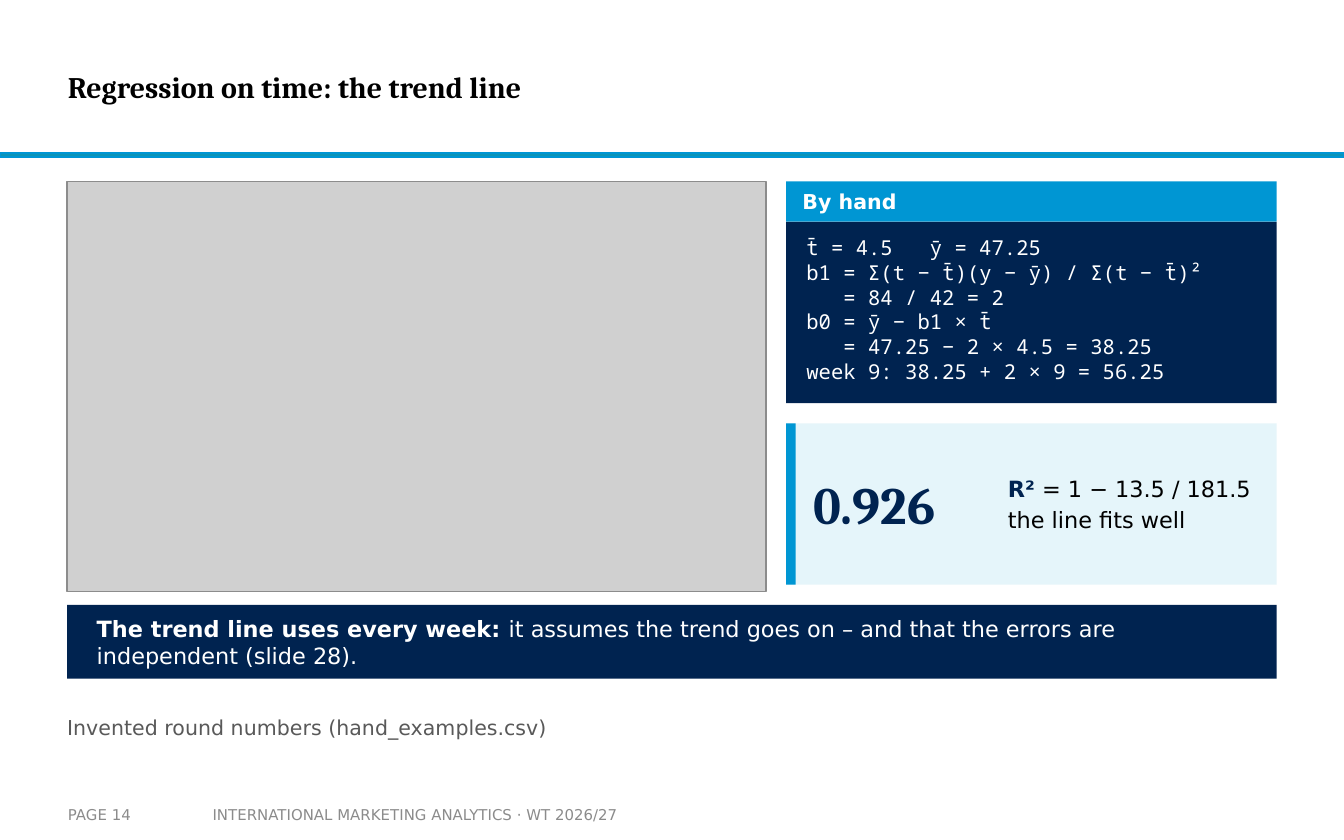
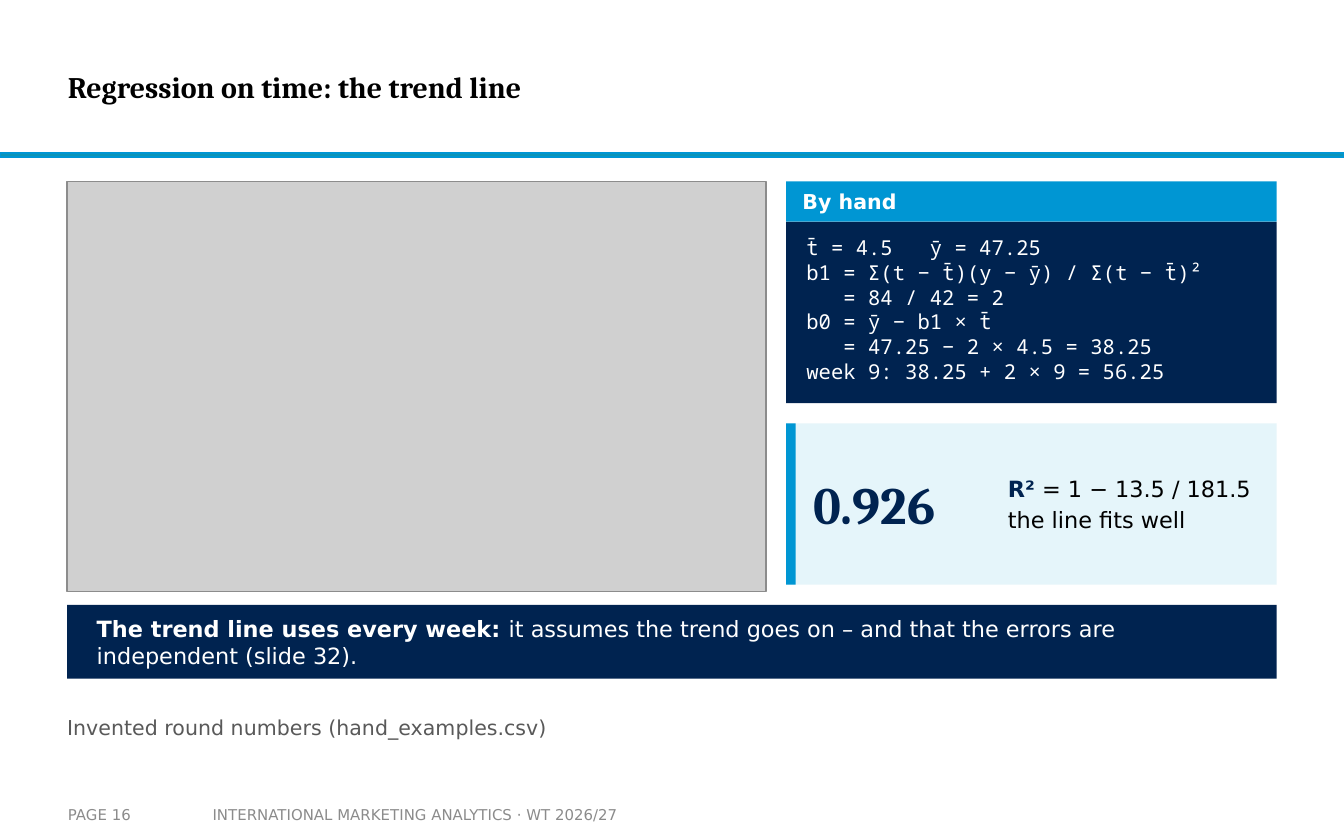
Before and after one commit to arnefloh-wu/international-marketing-analytics-teaching, a slide deck: slide 16 of slides/forecasting-and-time-series_WT26-27.pptx (slide 14 before the commit). Drawn at 1344x840 pixels with LibreOffice and Linux fonts; fonts in the diff are those of the drawing; grey boxes stand for pictures; background and template pictures are left out. Boxes give left, top, right and bottom in pixels: in the first picture for what was removed or moved away, otherwise in the second. Text is boxed around its words. In the diff, an @@ line names an element or a change of style, - is before the commit and + after.

```diff
--- a/slides/forecasting-and-time-series_WT26-27.pptx
+++ b/slides/forecasting-and-time-series_WT26-27.pptx
@@ text at <box>97,620,1115,669</box>: text changed @@
-The trend line uses every week: it assumes the trend goes on – and that the errors are independent (slide 28).
+The trend line uses every week: it assumes the trend goes on – and that the errors are independent (slide 32).
@@ page number at <box>68,809,131,820</box>: text changed @@
-PAGE 14
+PAGE 16
```
Also in this commit, not shown: 10 other slides changed, 4 slides added, 3 other files.
